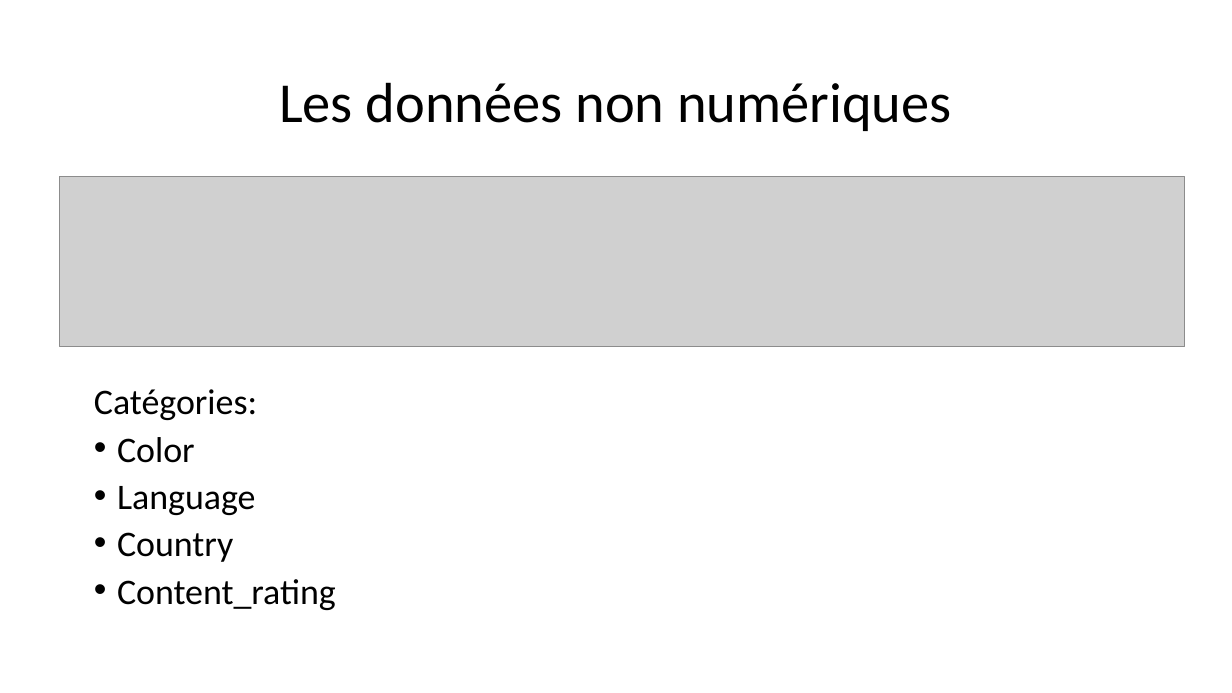
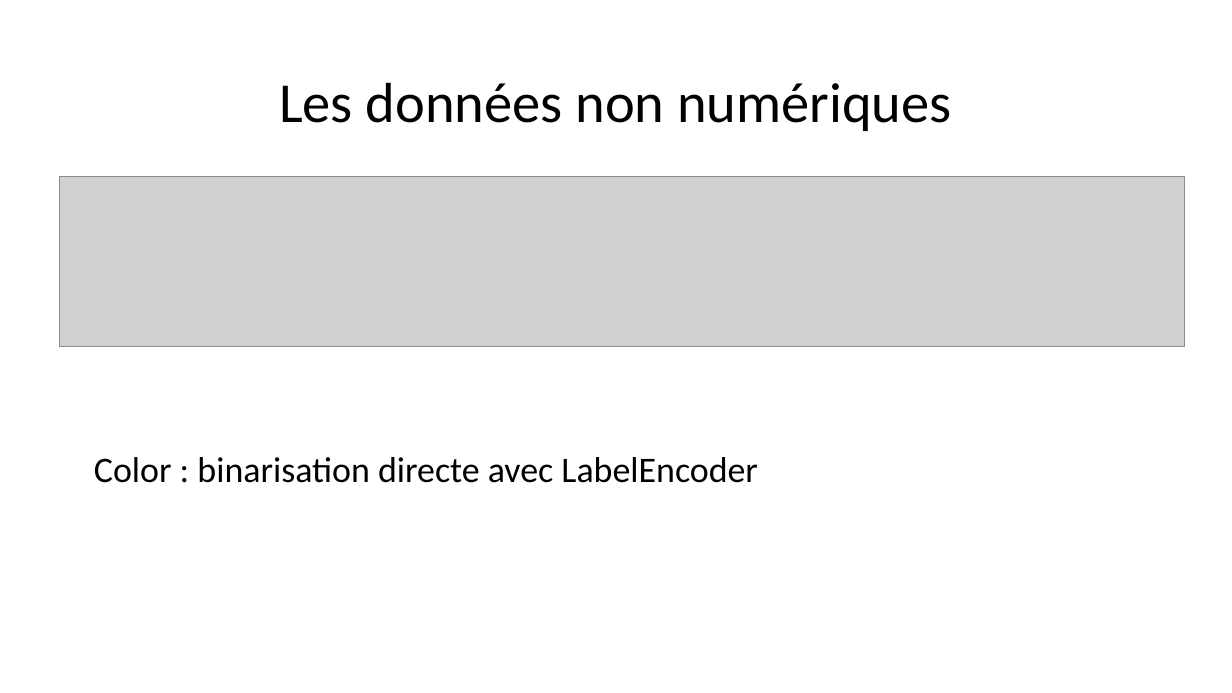
Before and after one commit to morganscao/Projet3, a slide deck: slide 11 of Rapport/Moteur de recommandations de films.pptx (slide 6 before the commit). Drawn at 1232x693 pixels with LibreOffice and Linux fonts; fonts in the diff are those of the drawing; grey boxes stand for pictures. Boxes give left, top, right and bottom in pixels: in the first picture for what was removed or moved away, otherwise in the second. Text is boxed around its words. In the diff, an @@ line names an element or a change of style, - is before the commit and + after.

```diff
--- a/Rapport/Moteur de recommandations de films.pptx
+++ b/Rapport/Moteur de recommandations de films.pptx
@@ text at box(94, 457, 758, 483): text changed @@
-Catégories:
-• Color
-• Language
-• Country
-• Content_rating
+Color : binarisation directe avec LabelEncoder
```
Also in this commit, not shown: 10 other slides changed, 2 slides added, 1 other file.
